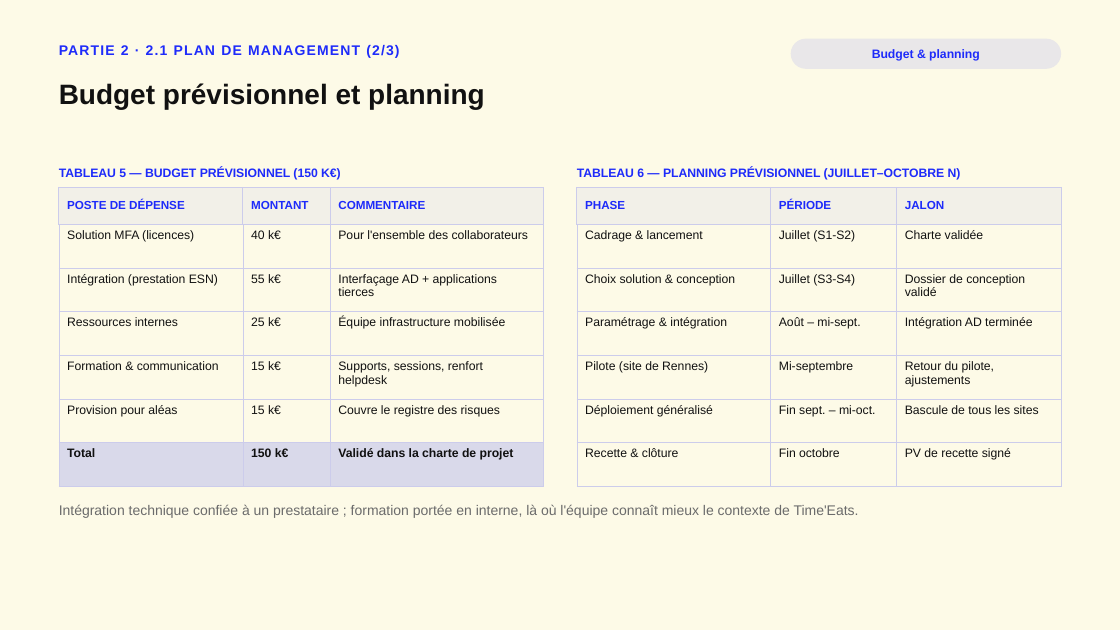
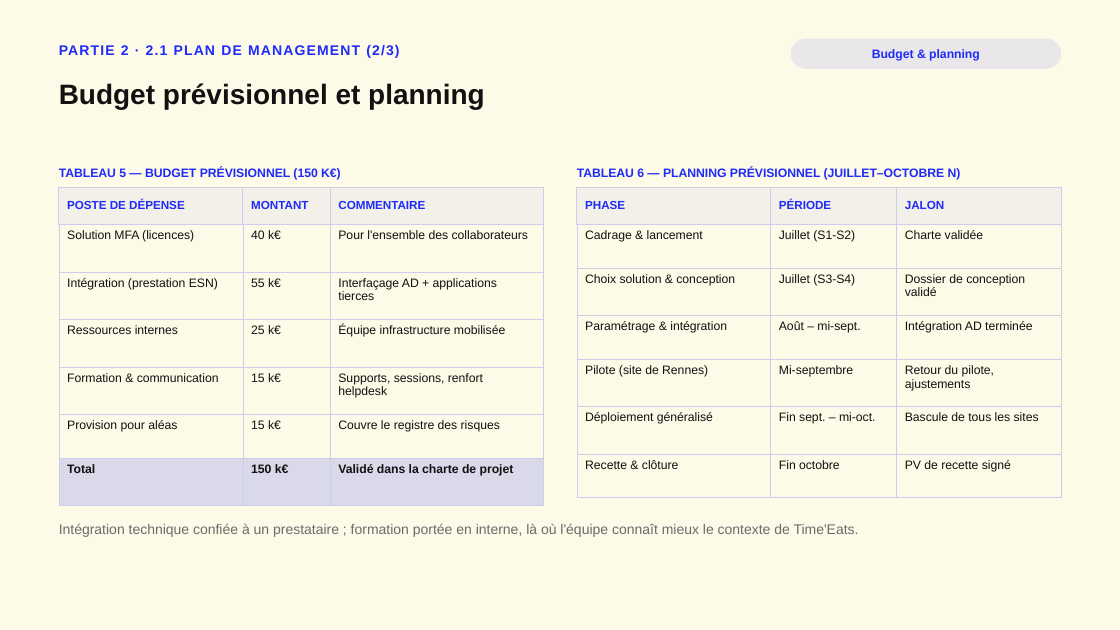
Before and after one commit to adrienlebg64/pptx, a slide deck: slide 13 of TimeEats_Portefeuille_DSI.pptx. Drawn at 1120x630 pixels with LibreOffice and Linux fonts; fonts in the diff are those of the drawing. Boxes give left, top, right and bottom in pixels: in the first picture for what was removed or moved away, otherwise in the second. Text is boxed around its words. In the diff, an @@ line names an element or a change of style, - is before the commit and + after.

```diff
--- a/TimeEats_Portefeuille_DSI.pptx
+++ b/TimeEats_Portefeuille_DSI.pptx
@@ table: place and size @@
-table at [59,187,544,464]
+table at [59,187,544,480]
@@ table: place and size @@
-table at [577,187,1062,464]
+table at [577,187,1062,476]
@@ text "Intégration technique confiée à un ...": place and size @@
-text "Intégration technique confiée à un ..." at [59,504,859,518]
+text "Intégration technique confiée à un ..." at [59,523,859,537]
```
Also in this commit, not shown: 7 other slides changed, 2 other files.
